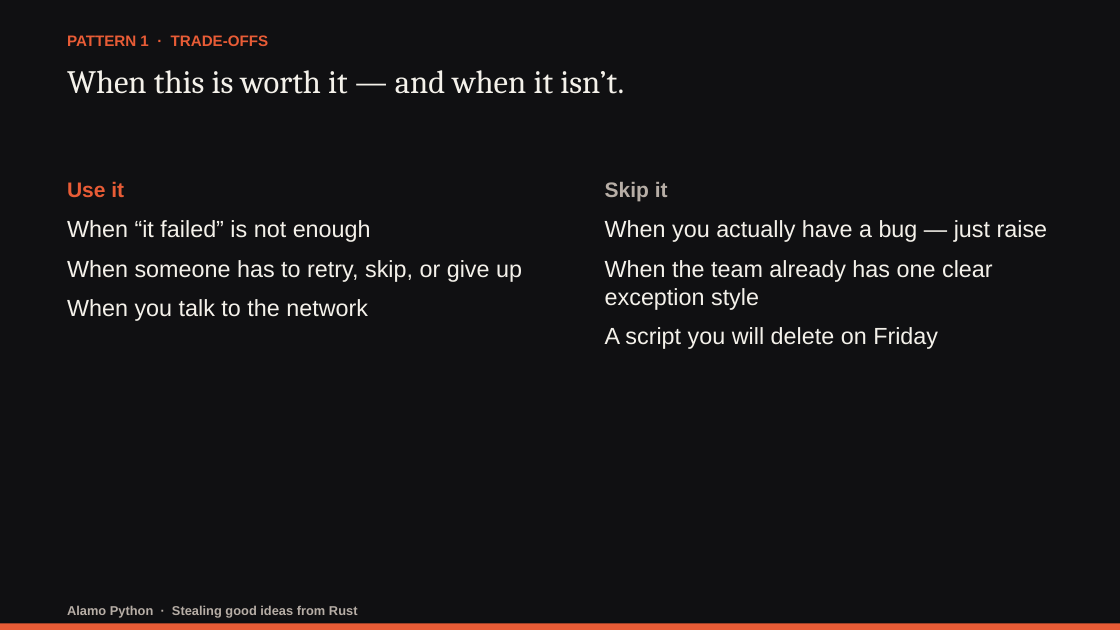
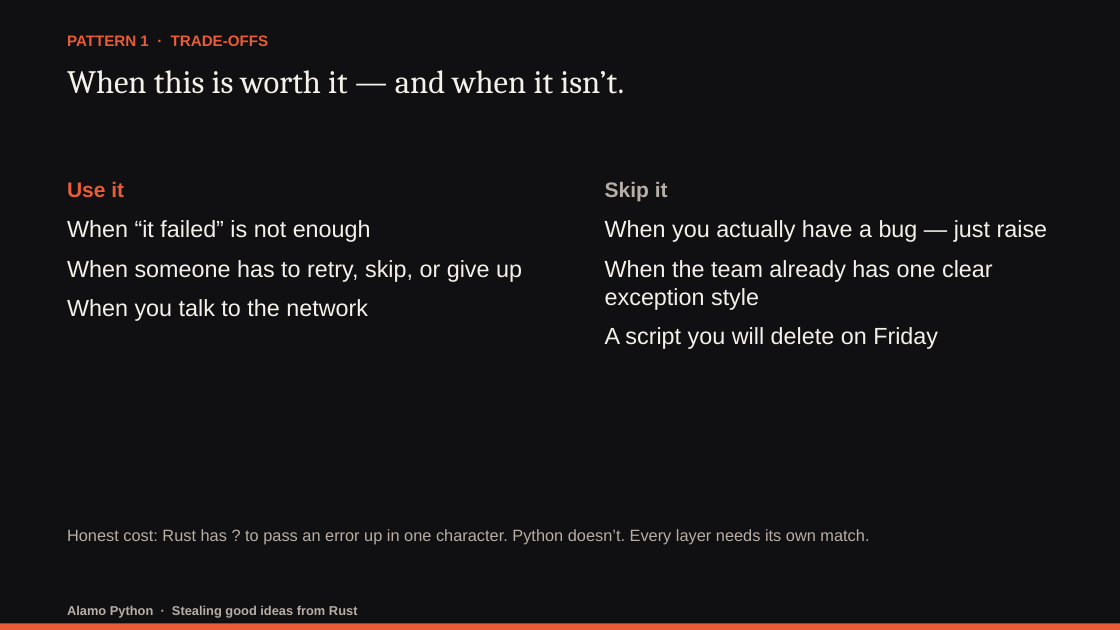
Before and after one commit to darwing1210/thinking-in-rust-writing-in-python, a slide deck: slide 18 of presentation/stealing-good-ideas-from-rust.pptx (slide 10 before the commit). Drawn at 1120x630 pixels with LibreOffice and Linux fonts; fonts in the diff are those of the drawing. Boxes give left, top, right and bottom in pixels: in the first picture for what was removed or moved away, otherwise in the second. Text is boxed around its words. In the diff, an @@ line names an element or a change of style, - is before the commit and + after.

Commit message:
Finalize Rust talk deck and script

```diff
--- a/presentation/stealing-good-ideas-from-rust.pptx
+++ b/presentation/stealing-good-ideas-from-rust.pptx
@@ text added at (67,529,869,544), 14 pt, text #B7AEA6 @@
+Honest cost: Rust has ? to pass an error up in one character. Python doesn’t. Every layer needs its own match.
```
Also in this commit, not shown: 6 other slides changed, 12 slides added, 1 slide removed, 18 other files.
